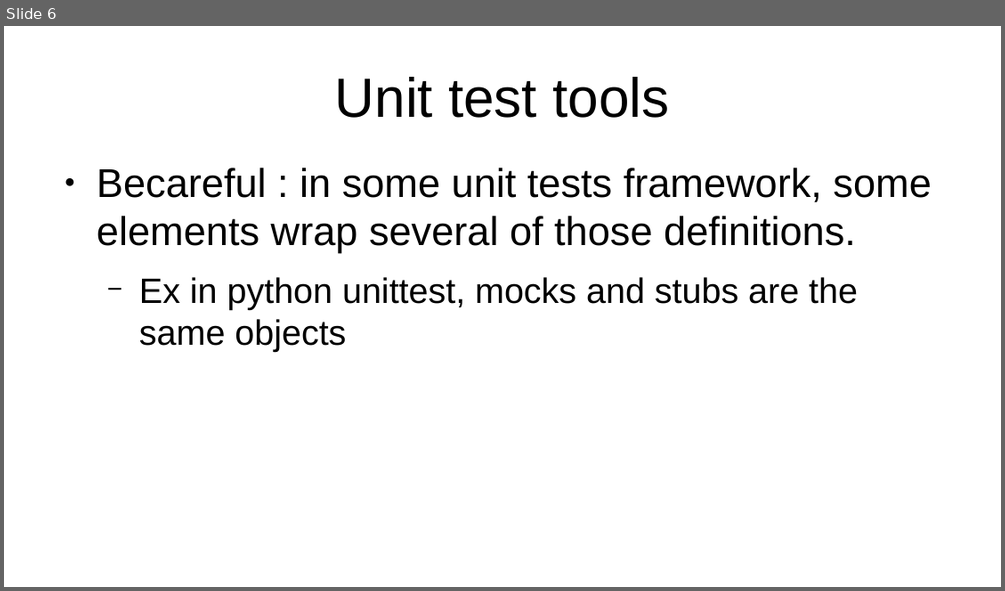
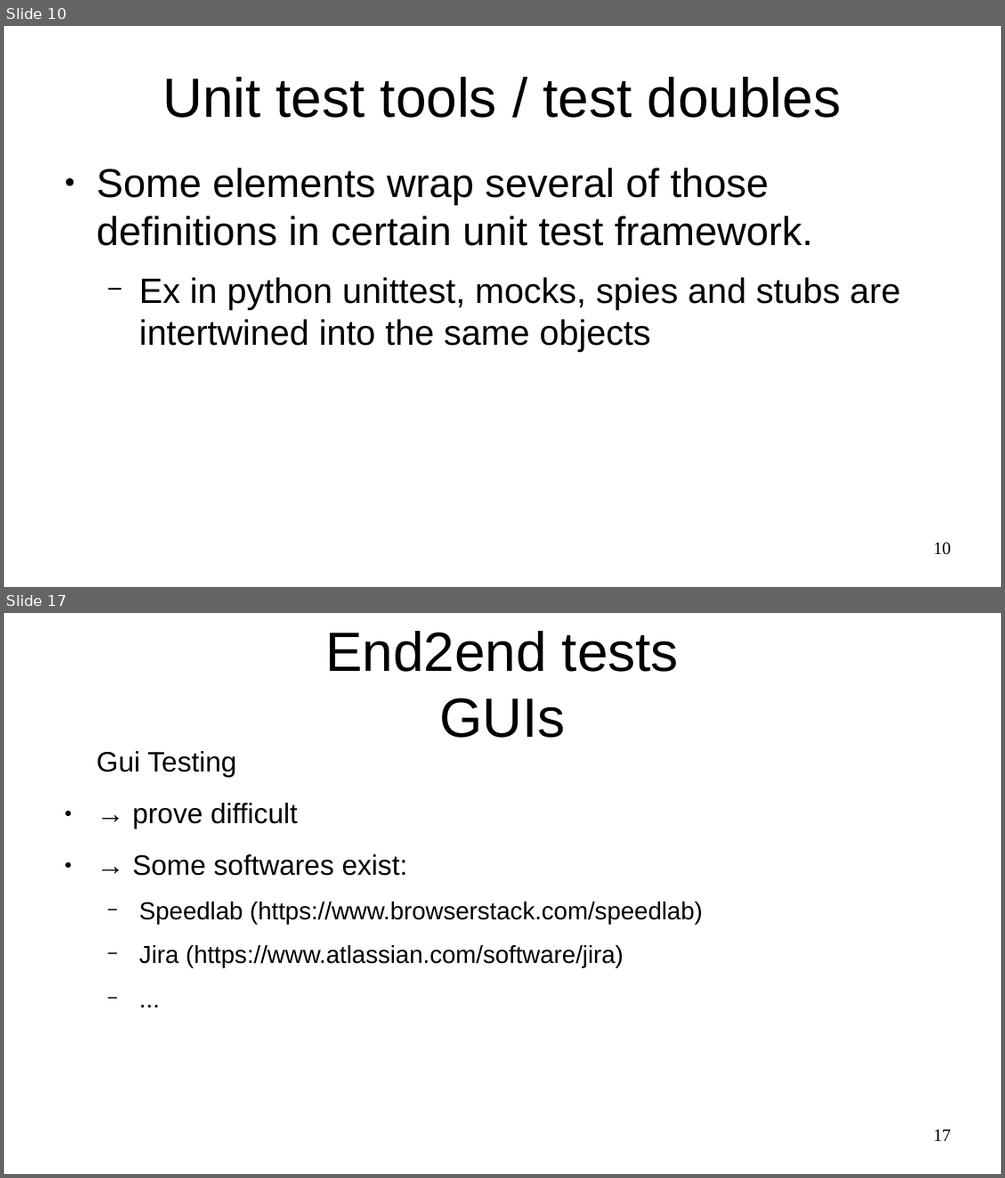
Before and after one commit to ybouilla/test_tutorial, a slide deck: presentation.odp. Shown one above the other, each under a label of ours: slide 6 before the commit, slides 10 and 17 after it; the slides between them are not shown. The pictures are 1005x591 and 1005x1178 pixels, drawn with LibreOffice and Linux fonts; fonts in the diff are those of the drawing. Boxes give left, top, right and bottom in pixels: in the first picture for what was removed or moved away, otherwise in the second. Text is boxed around its words. In the diff, an @@ line names an element or a change of style, - is before the commit and + after.

```diff
--- a/presentation.odp
+++ b/presentation.odp
@@ slide 17 added at [4,613,1001,1174], background #FFFFFF @@
@@ title added at [325,631,679,738], 44 pt, text #000000 @@
+End2end tests
+GUIs
@@ text added at [97,751,703,968], 19.6 pt, text #000000 @@
+Gui Testing
+● → prove difficult
+● → Some softwares exist:
+  − Speedlab (https://www.browserstack.com/speedlab)
+  − Jira (https://www.atlassian.com/software/jira)
+  − ...
@@ page number added at [933,1129,951,1141], 14 pt, text #000000 @@
+17
@@ what was slide 6 is now slide 10 @@
@@ slide 10 changed as well @@
@@ title at [162,77,841,118]: text changed @@
-Unit test tools
+Unit test tools / test doubles
@@ text at [97,168,900,352]: text changed; size 32 to 28 pt @@
-● Becareful : in some unit tests framework, some elements wrap several of those definitions.
-  − Ex in python unittest, mocks and stubs are the same objects
+● Some elements wrap several of those definitions in certain unit test framework.
+  − Ex in python unittest, mocks, spies and stubs are intertwined into the same objects
@@ page number added at [933,542,951,555], 14 pt, text #000000 @@
+10
```
Also in this commit, not shown: 5 other slides changed, 14 other slides added, 2 slides removed, 3 other files.
